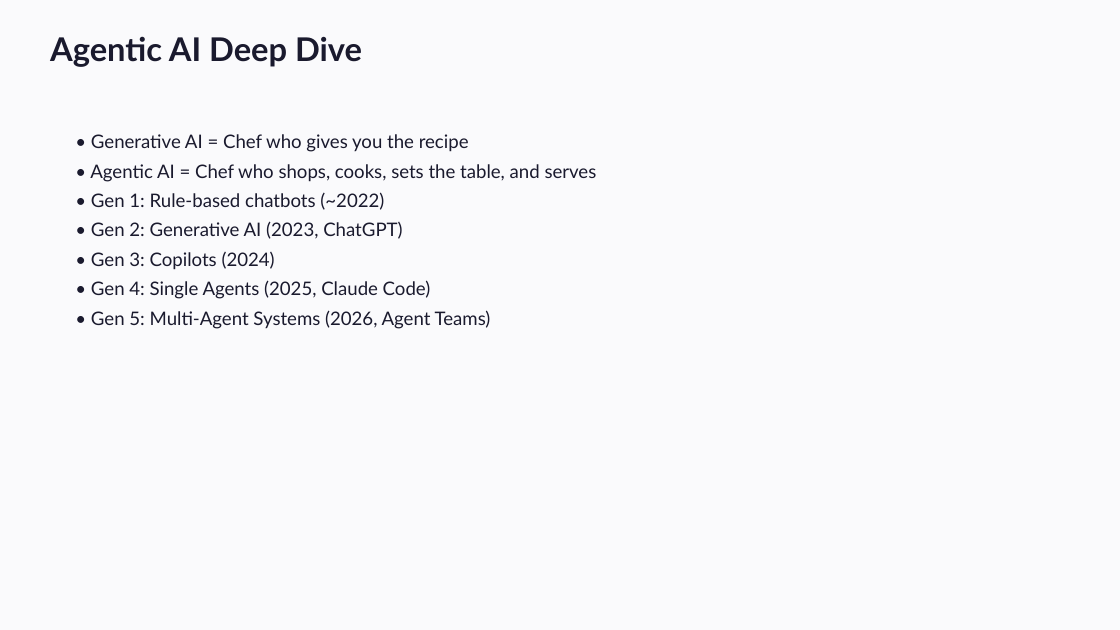
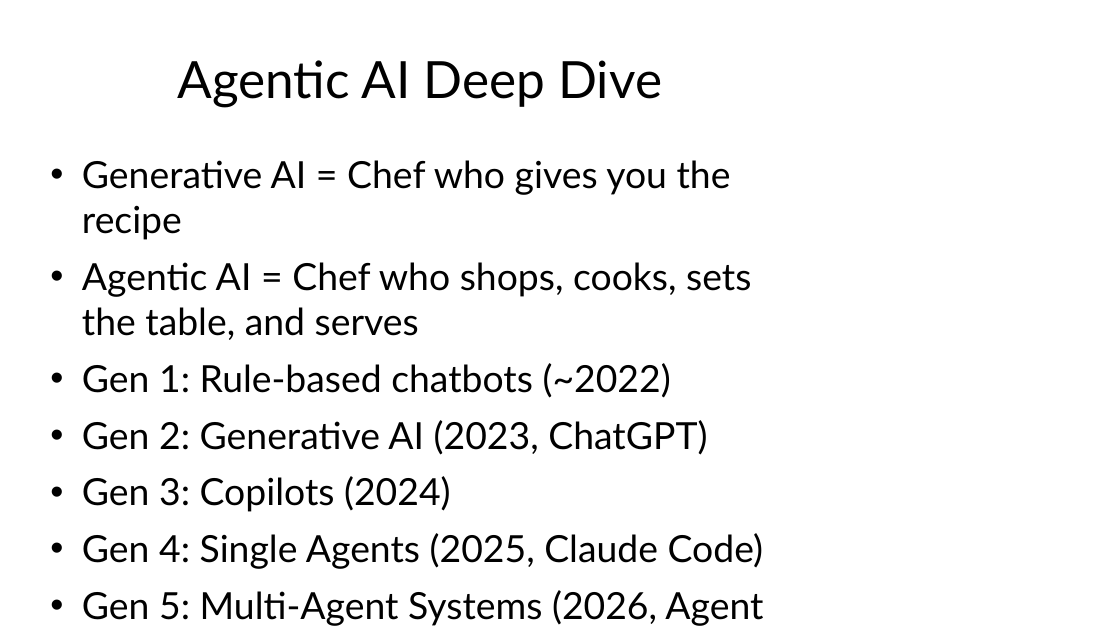
Before and after one commit to givethedog/ppt-maker, a slide deck: slide 7 of output/ai-trends-en/report.pptx (slide 8 before the commit). Drawn at 1120x630 pixels with LibreOffice and Linux fonts; fonts in the diff are those of the drawing. Boxes give left, top, right and bottom in pixels: in the first picture for what was removed or moved away, otherwise in the second. Text is boxed around its words. In the diff, an @@ line names an element or a change of style, - is before the commit and + after.

```diff
--- a/output/ai-trends-en/report.pptx
+++ b/output/ai-trends-en/report.pptx
@@ background #FAFAFC to #FFFFFF @@
@@ title "Agentic AI Deep Dive" at bbox=[177, 60, 662, 108]: size 28 to 44 pt, text colour #1A1A2E to #000000, bold off; alignment left to centre; vertical alignment top to middle @@
@@ text at bbox=[82, 160, 764, 626]: text changed; size 16 to 32 pt; text colour #1A1A2E to #000000 @@
-• Generative AI = Chef who gives you the recipe
-• Agentic AI = Chef who shops, cooks, sets the table, and serves
-• Gen 1: Rule-based chatbots (~2022)
-• Gen 2: Generative AI (2023, ChatGPT)
-• Gen 3: Copilots (2024)
-• Gen 4: Single Agents (2025, Claude Code)
-• Gen 5: Multi-Agent Systems (2026, Agent Teams)
+• Generative AI = Chef who gives you the recipe
+• Agentic AI = Chef who shops, cooks, sets the table, and serves
+• Gen 1: Rule-based chatbots (~2022)
+• Gen 2: Generative AI (2023, ChatGPT)
+• Gen 3: Copilots (2024)
+• Gen 4: Single Agents (2025, Claude Code)
+• Gen 5: Multi-Agent Systems (2026, Agent Teams)
```
Also in this commit, not shown: 5 other slides changed, 4 slides added, 5 slides removed, 1 other file.
